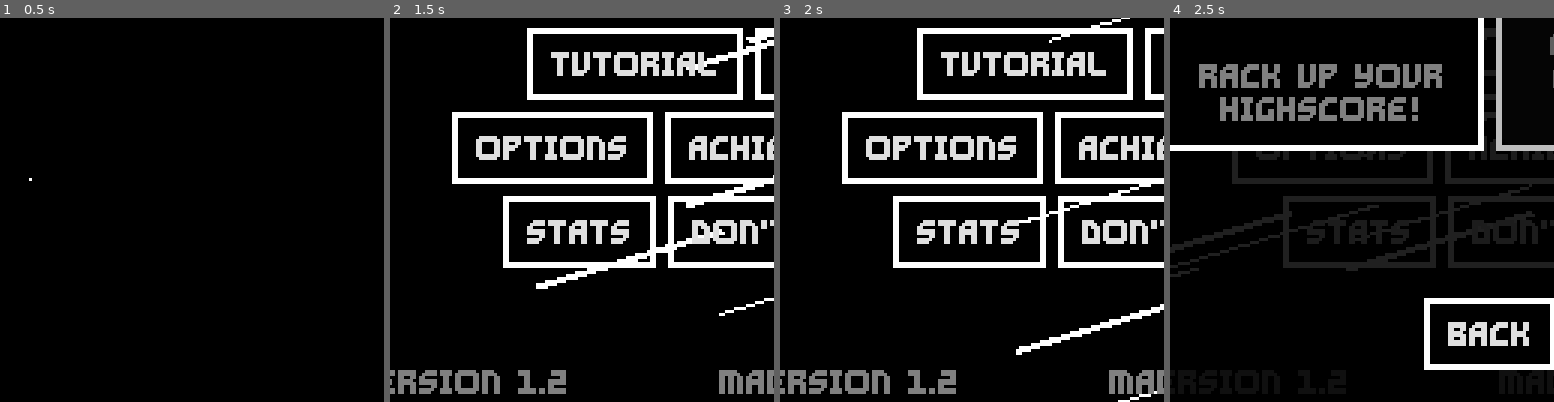
Above: before the commit, frames 1-4 (left to right).
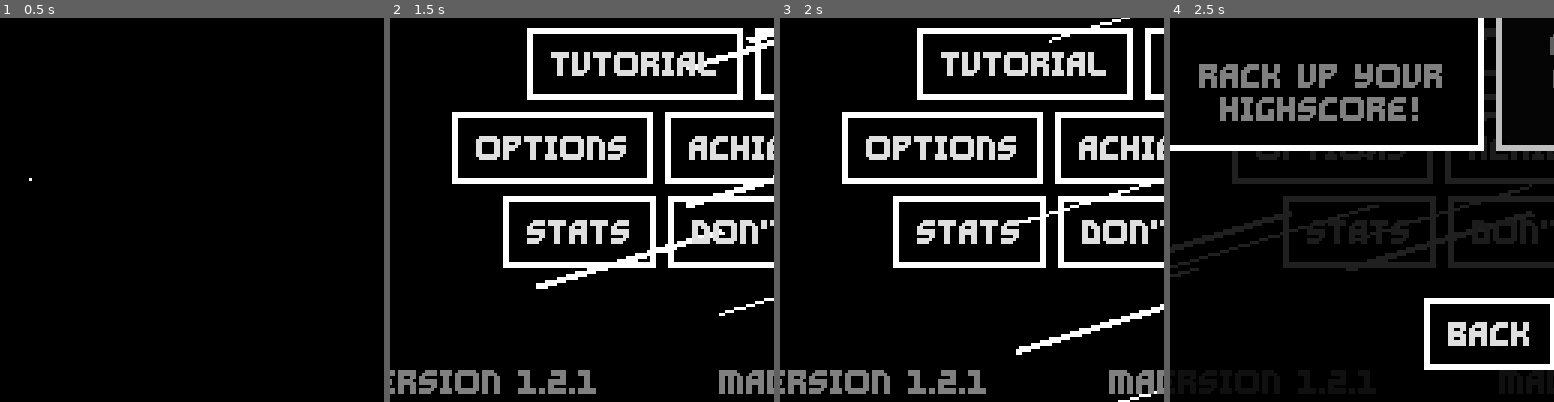
Above: after the commit, the same moments.

Repository: Ayabee527/Wind-Of-Change
Game: Godot game, scene res://main_menu/main_menu.tscn
The game is run twice, just before and just after one commit, with the same random seed, the same clock (stepped at 60 frames per second) and the same inputs.
Inputs:
- Up to frame 1 (0.5 s): no input
- Up to frame 2 (1.5 s): click "PLAY" at 0.5 s; click "BACK" at 1.25 s
- Up to frame 3 (2 s): no input
- Up to frame 4 (2.5 s): click "PLAY" at 2 s
The pictures show only the part of the screen within x 8-58%, y 47-97%; the shares and areas given below are measured in that part.

Frame 1 is identical in both runs. In frame 2, 0.2% of the frame differs, in the area x 46-54%, y 91-98%; in frame 3, 0.2%; in frame 4, less than 0.1%.

Commit message:
score no save fix (1.2.1 done)
+ pounder double damage fix
+ faker dunking fix
+ goober dunking fix
+ bullet goal creepy sounds change

Diff:
--- a/game/autoloads/Global.gd
+++ b/game/autoloads/Global.gd
@@ -29,6 +29,7 @@
 func set_latest_score(new_score: int) -> void:
 	latest_score = new_score
 	endless_highs.append( [latest_score, latest_time] )
+	print_rich("[wave][color=hotpink]Endless Score: ", [latest_score, latest_time])
 
 	handle_endless_highs()
 
@@ -41,10 +42,12 @@
 	DataLoader.save_key("latest_endless_score", latest_score)
 	DataLoader.save_key("latest_endless_time", latest_time)
 	print_rich("[wave][color=hotpink]SAVED ENDLESS SCORES!")
+	print_rich("[wave][color=hotpink]", endless_highs)
 
 func set_latest_bullet_time(new_time: int) -> void:
 	latest_bullet_time = new_time
 	bullet_highs.append(latest_bullet_time)
+	print_rich("[wave][color=hotpink]Bullet Score: ", latest_bullet_time)
 
 	handle_bullet_highs()
 
@@ -56,6 +59,7 @@
 	DataLoader.save_key("bullet_highscores", bullet_highs)
 	DataLoader.save_key("latest_bullet_time", latest_bullet_time)
 	print_rich("[wave][color=hotpink]SAVED BULLET SCORES!")
+	print_rich("[wave][color=hotpink]", bullet_highs)
 
 func handle_endless_highs() -> void:
 	# [score, time]
--- a/game/autoloads/data_loader.gd
+++ b/game/autoloads/data_loader.gd
@@ -1,6 +1,6 @@
 extends Node
 
-const CURRENT_GAME_VERSION: String = "1.2"
+const CURRENT_GAME_VERSION: String = "1.2.1"
 
 const SAVE_PATH: String = "user://data.cfg"
 const USER_NAME: String = "USER"
@@ -128,6 +128,15 @@
 			AchievementHandler.update_achievements()
 
 			upgraded_version = "1.2"
+		"1.2":
+			var config = ConfigFile.new()
+			config.load(SAVE_PATH)
+
+			config.set_value(USER_NAME, "game_version", "1.2.1")
+
+			config.save(SAVE_PATH)
+
+			upgraded_version = "1.2.1"
 		CURRENT_GAME_VERSION:
 			upgraded_version = CURRENT_GAME_VERSION
 
--- a/game/bullet_hell/bullethell.gd
+++ b/game/bullet_hell/bullethell.gd
@@ -132,9 +132,9 @@
 	)
 
 	#Global.latest_bullet_time = time_alive
-	Global.set_latest_bullet_time(time_alive)
 	AchievementHandler.bullet_score = time_alive
 	AchievementHandler.check_bullet_gameover()
+	await Global.set_latest_bullet_time(time_alive)
 
 	allow_escape()
 
--- a/game/bullet_hell/enemies/faker/faker.gd
+++ b/game/bullet_hell/enemies/faker/faker.gd
@@ -63,14 +63,14 @@
 
 func _on_dunkin_area_entered(area: Area2D) -> void:
 	if dunked:
-		print("DUNKED")
+		print_rich("[shake][wave][color=orange]DUNKED")
 		AchievementHandler.complete("Straight Up Ballin!")
 
 
 func _on_body_entered(body: Node) -> void:
 	if body is Player:
 		dunked = true
-		dunkin_collision.set_deferred("disabled", true)
+		dunkin_collision.set_deferred("disabled", false)
 
 		clashes += 1
 		if clashes == 6:
--- a/game/bullet_hell/enemies/faker/faker.tscn
+++ b/game/bullet_hell/enemies/faker/faker.tscn
@@ -142,6 +142,7 @@
 
 [node name="CollisionShape2D" type="CollisionShape2D" parent="Dunkin"]
 shape = SubResource("CircleShape2D_t7bu8")
+disabled = true
 
 [connection signal="body_entered" from="." to="." method="_on_body_entered"]
 [connection signal="body_entered" from="." to="StateMachine/Rushdown" method="_on_faker_body_entered"]
--- a/game/bullet_hell/enemies/goober/goober.gd
+++ b/game/bullet_hell/enemies/goober/goober.gd
@@ -43,6 +43,5 @@
 
 
 func _on_dunkin_area_entered(area: Area2D) -> void:
-	if dunked:
-		print_rich("[shake][wave][color=orange]DUNKED")
-		AchievementHandler.complete("Straight Up Ballin!")
+	print_rich("[shake][wave][color=orange]DUNKED")
+	AchievementHandler.complete("Straight Up Ballin!")
--- a/game/bullet_hell/enemies/pounder/pounder.tscn
+++ b/game/bullet_hell/enemies/pounder/pounder.tscn
@@ -126,7 +126,7 @@
 disabled = true
 
 [node name="PlayerDetection" type="Area2D" parent="."]
-collision_layer = 4
+collision_layer = 16
 collision_mask = 2
 
 [node name="CollisionShape2D" type="CollisionShape2D" parent="PlayerDetection"]
--- a/game/bullet_hell/goal/bullet_hell_goal.tscn
+++ b/game/bullet_hell/goal/bullet_hell_goal.tscn
@@ -4,7 +4,7 @@
 [ext_resource type="Texture2D" uid="uid://dmmadcrn8ay1x" path="res://assets/textures/circle-filled.png" id="1_tv4ga"]
 [ext_resource type="AudioStream" uid="uid://bu3x6qlggbhka" path="res://assets/sounds/wewewewe.wav" id="3_b4x47"]
 [ext_resource type="AudioStream" uid="uid://d0i67nhh1aq0o" path="res://assets/sounds/3up.wav" id="4_qq36h"]
-[ext_resource type="AudioStream" uid="uid://beh8xlwqswov8" path="res://assets/sounds/excited.wav" id="5_pb20t"]
+[ext_resource type="AudioStream" uid="uid://b82ilmqxmlcla" path="res://assets/sounds/1up.wav" id="5_iqoft"]
 
 [sub_resource type="PhysicsMaterial" id="PhysicsMaterial_hkmxs"]
 rough = true
@@ -52,13 +52,13 @@
 [sub_resource type="AudioStreamRandomizer" id="AudioStreamRandomizer_36p7w"]
 random_pitch = 1.15
 streams_count = 1
-stream_0/stream = ExtResource("3_b4x47")
+stream_0/stream = ExtResource("5_iqoft")
 stream_0/weight = 1.0
 
 [sub_resource type="AudioStreamRandomizer" id="AudioStreamRandomizer_otihg"]
 random_pitch = 1.15
 streams_count = 1
-stream_0/stream = ExtResource("5_pb20t")
+stream_0/stream = ExtResource("4_qq36h")
 stream_0/weight = 1.0
 
 [node name="BulletHellGoal" type="RigidBody2D" node_paths=PackedStringArray("evade_timer_one", "evade_timer_two", "evade_timer_three", "shape", "ring", "collision", "player_zone_collision", "collect_sound", "ready_sound", "mad_sound", "really_mad_sound")]
@@ -116,6 +116,7 @@
 
 [node name="ReallyMad" type="AudioStreamPlayer" parent="."]
 stream = SubResource("AudioStreamRandomizer_otihg")
+volume_db = 5.0
 pitch_scale = 0.15
 bus = &"sfx"
 
--- a/game/endless/endless.gd
+++ b/game/endless/endless.gd
@@ -93,29 +93,27 @@
 	tween.set_parallel()
 	tween.tween_property(
 		multiplier_label, "modulate:a",
-		0.0, 5.0
-	)
-	#tween.tween_property(
-		#pause_butt, "modulate:a",
-		#0.0, 5.0
-	#)
+		0.0, 1.0
+	)
+	tween.tween_property(
+		pause_butt, "modulate:a",
+		0.0, 1.0
+	)
 	tween.play()
-	#tween.finished.connect(
-		#func():
-			#pause_butt.hide()
-	#)
+	tween.finished.connect(
+		func():
+			pause_butt.hide()
+	)
 
 	pause_butt.hide()
 
-	if not updating_score:
-		Global.latest_time = time_alive
-		#Global.latest_score = score_handler.score
-		Global.set_latest_score(score_handler.score)
-
-		AchievementHandler.score = score_handler.score
-		AchievementHandler.check_game_over()
-
-		allow_escape()
+	Global.latest_time = time_alive
+	#Global.latest_score = score_handler.score
+	AchievementHandler.score = score_handler.score
+	AchievementHandler.check_game_over()
+	await Global.set_latest_score(score_handler.score)
+
+	allow_escape()
 
 func _on_player_bumped_wall(direction: Vector2) -> void:
 	AchievementHandler.wall_hits += 1
@@ -212,15 +210,16 @@
 
 func _on_score_handler_score_updated(new_score: int) -> void:
 	updating_score = false
-
-	if game_overed:
-		Global.latest_time = time_alive
-		Global.latest_score = score_handler.score
-
-		AchievementHandler.score = score_handler.score
-		AchievementHandler.check_game_over()
-
-		allow_escape()
+	return
+
+	#if game_overed:
+		#Global.latest_time = time_alive
+		#Global.latest_score = score_handler.score
+		#
+		#AchievementHandler.score = score_handler.score
+		#AchievementHandler.check_game_over()
+		#
+		#allow_escape()
 
 
 func _on_retry_pressed() -> void:
--- a/game/main_menu/main_menu.tscn
+++ b/game/main_menu/main_menu.tscn
@@ -260,7 +260,7 @@
 theme_override_colors/font_color = Color(0.501961, 0.501961, 0.501961, 1)
 theme_override_fonts/font = ExtResource("1_of1rs")
 theme_override_font_sizes/font_size = 8
-text = "version 1.2"
+text = "version 1.2.1"
 
 [node name="Credits" type="Label" parent="MarginContainer"]
 layout_mode = 2
